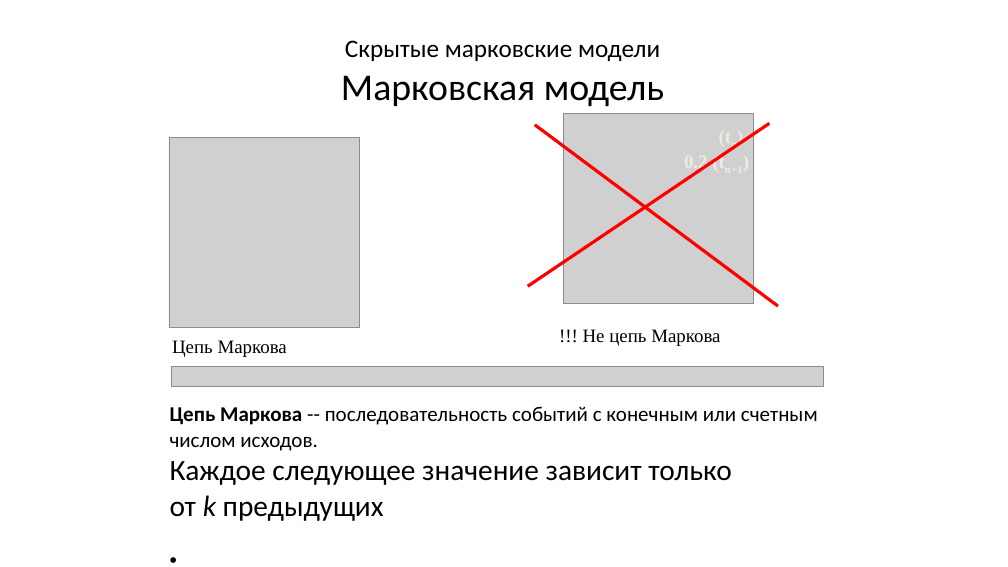
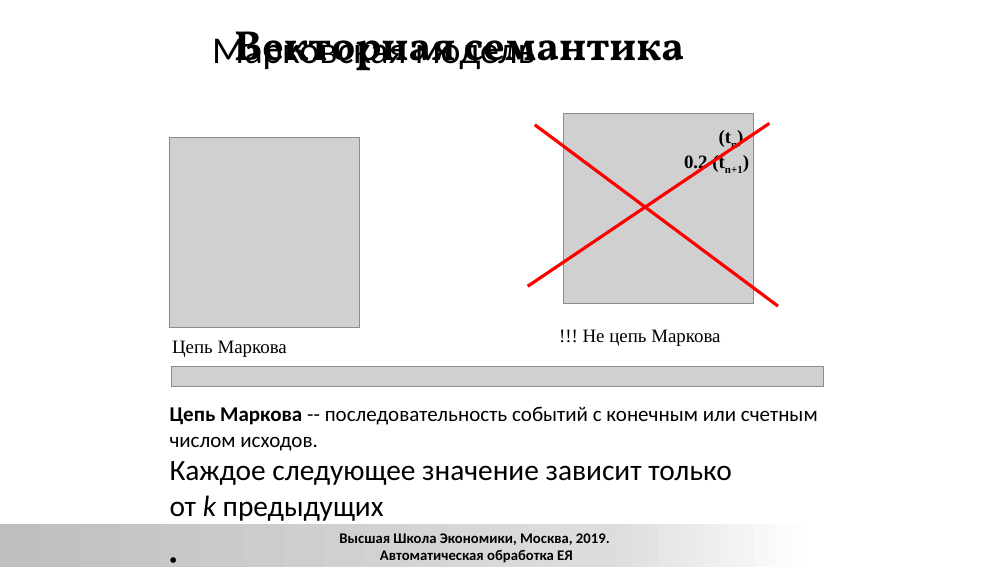
Before and after one commit to xngoli/nlp2019, a slide deck: slide 60 of lectures/2019_CL1_L_disambiguation.pptx. Drawn at 1008x567 pixels with LibreOffice and Linux fonts; fonts in the diff are those of the drawing; grey boxes stand for pictures; background and template pictures are left out. Boxes give left, top, right and bottom in pixels: in the first picture for what was removed or moved away, otherwise in the second. Text is boxed around its words. In the diff, an @@ line names an element or a change of style, - is before the commit and + after.

```diff
--- a/lectures/2019_CL1_L_disambiguation.pptx
+++ b/lectures/2019_CL1_L_disambiguation.pptx
@@ title at bbox=[212, 32, 535, 71]: text changed; size 24 to 36 pt @@
-Скрытые марковские модели
-Марковская модель
+Марковская модель
@@ text added at bbox=[234, 31, 685, 71], 40 pt, text #000000, bold @@
+Векторная семантика
@@ text "0.2 (tn+1)" at bbox=[684, 155, 743, 173]: text colour #EEECE1 to #000000 @@
@@ text "(tn)" at bbox=[712, 121, 755, 151]: text colour #EEECE1 to #000000 @@
@@ rectangle added at bbox=[0, 524, 814, 567], fill gradient #BFBFBF to #DDDDDD to #FFFFFF @@
@@ rectangle added at bbox=[0, 524, 814, 567], fill gradient #BFBFBF to #DDDDDD to #FFFFFF @@
@@ text added at bbox=[299, 522, 634, 562], 14 pt, text #000000, bold @@
+Высшая Школа Экономики, Москва, 2015. С.Ю.
+Толдова. Компьютерная лингвистика 2
@@ text added at bbox=[339, 533, 610, 563], 14 pt, text #000000, bold @@
+Высшая Школа Экономики, Москва, 2019.
+Автоматическая обработка ЕЯ
```
Also in this commit, not shown: 16 other slides changed, 10 slides added, 3 slides removed, 2 other files.
